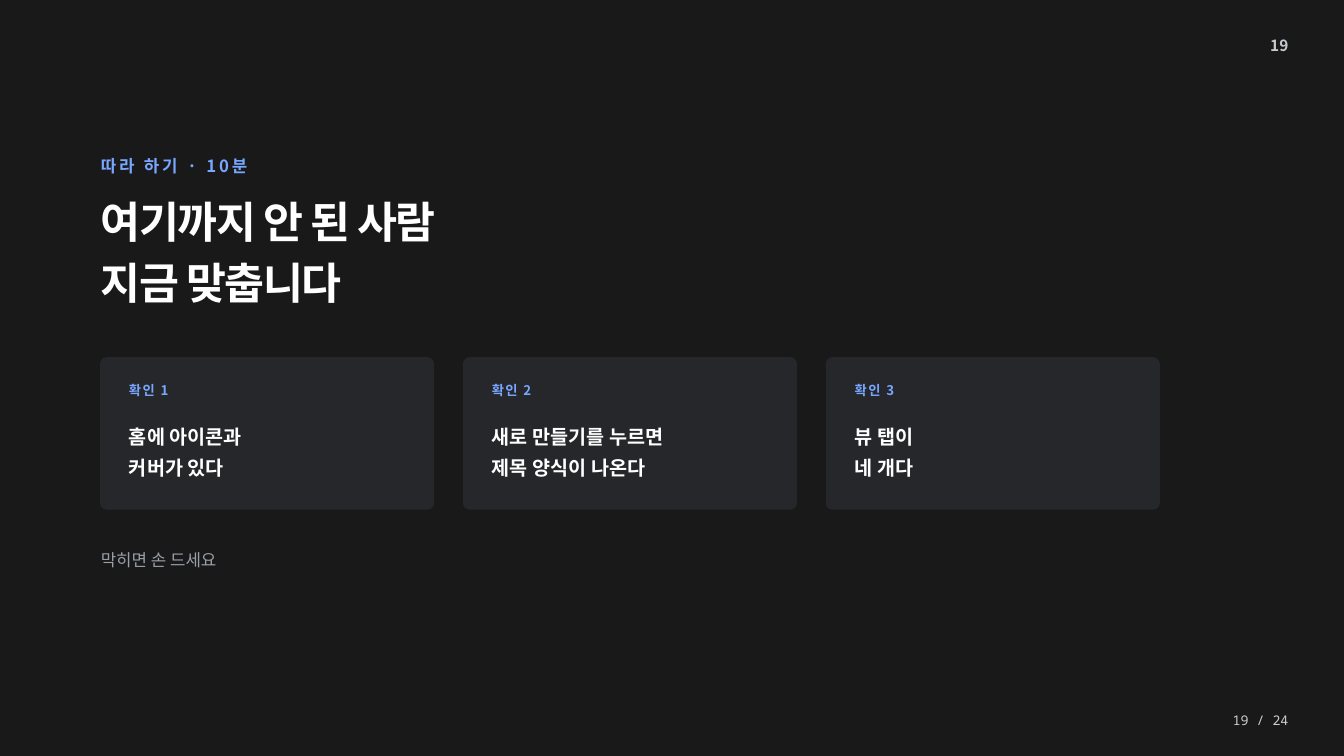
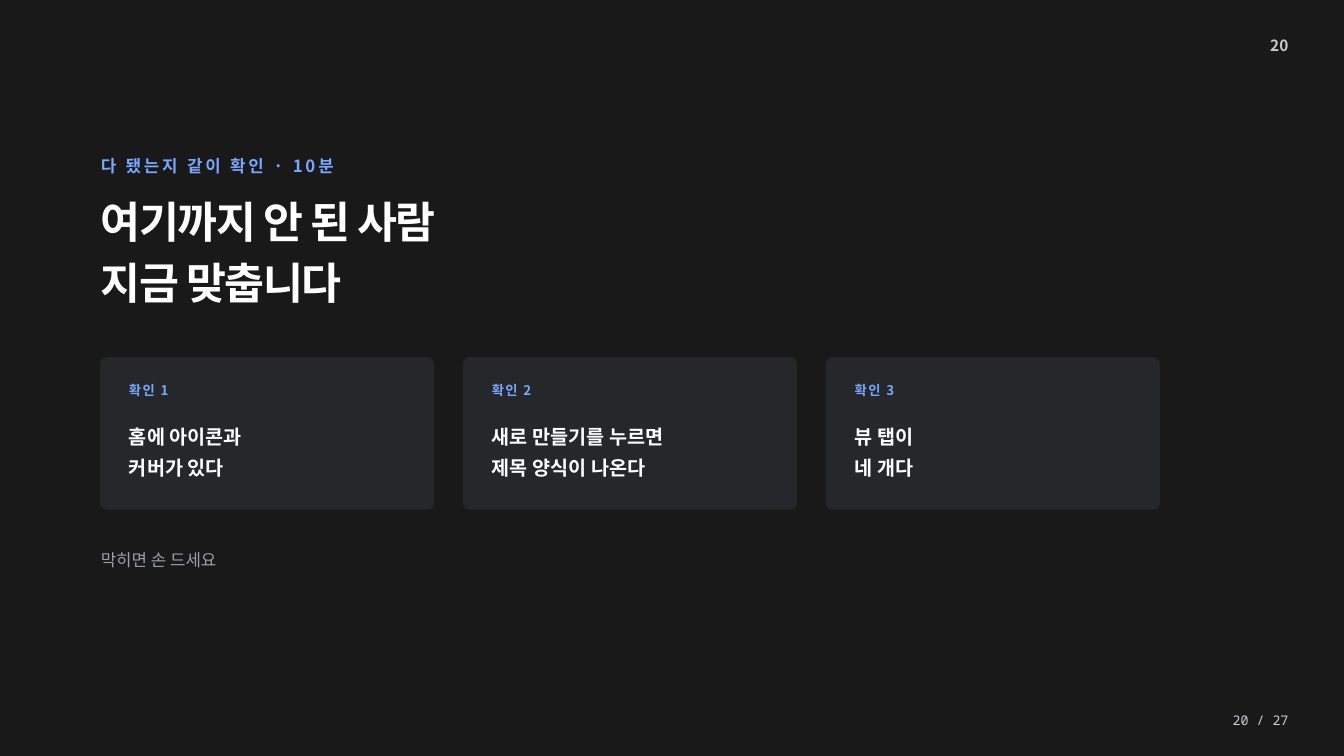
Before and after one commit to ahnchiyoon87/knu-agentic-factory, a slide deck: slide 20 of 특강/2일차/이론/노션_자산화_강의자료.pptx (slide 19 before the commit). Drawn at 1344x756 pixels with LibreOffice and Linux fonts; fonts in the diff are those of the drawing. Boxes give left, top, right and bottom in pixels: in the first picture for what was removed or moved away, otherwise in the second. Text is boxed around its words. In the diff, an @@ line names an element or a change of style, - is before the commit and + after.

```diff
--- a/특강/2일차/이론/노션_자산화_강의자료.pptx
+++ b/특강/2일차/이론/노션_자산화_강의자료.pptx
@@ text at bbox=[1270, 39, 1288, 51]: text changed @@
-19
+20
@@ text at bbox=[101, 157, 334, 174]: text changed @@
-따라 하기 · 10분
+다 됐는지 같이 확인 · 10분
@@ text at bbox=[1233, 715, 1289, 725]: text changed @@
-19 / 24
+20 / 27
```
Also in this commit, not shown: 23 other slides changed, 3 slides added, 2 other files.
